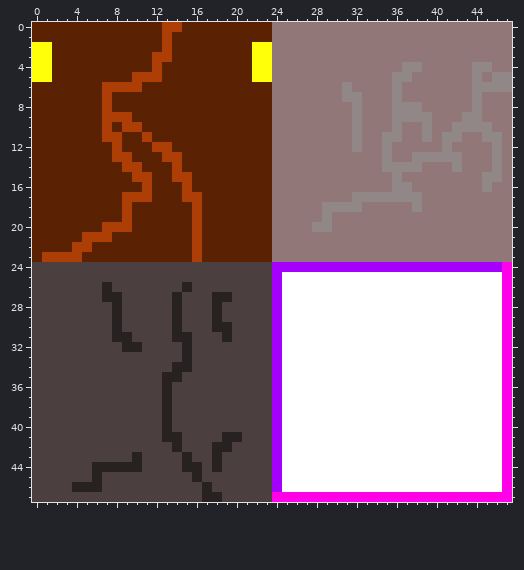
Two states of a pixel-art sprite, art/tileset.png. This is how it looked before the edit.
The file is 48x48 pixels.
Now the later version:
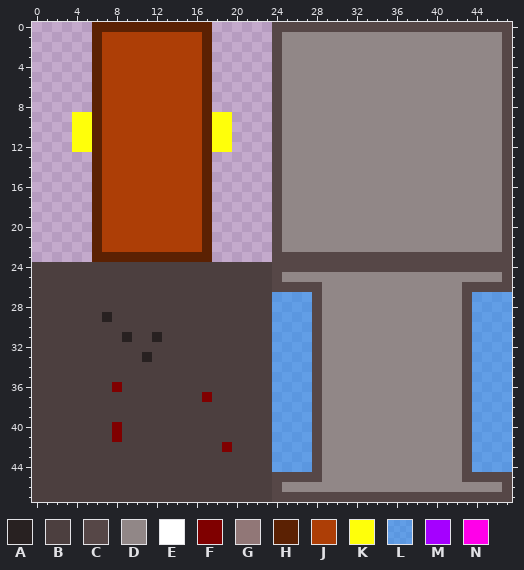
Palette (. is transparent): A #282121  B #4c3f3f  C #564747  D #918787  E #ffffff  F #7f0000  G #917777  H #5b2103  J #ad3e06  K #ffff0a  L #0093ff80  M #a500ff  N #ff00e9
What changed:
Changed rows in their new state; - is an unchanged pixel.
first column x 0:
 0 ......-------HH---......CCCCCCCCCCCCCCCCCCCCCCCC
 1 ......-JJJJJJ-JJJ-......CDDDDDDDDDDDDDDDDDDDDDDC
 2 ......-JJJJJJ-JJJ-......CDDDDDDDDDDDDDDDDDDDDDDC
 3 ......-JJJJJ--JJJ-......CDDDDDDDDDDDDDDDDDDDDDDC
 4 ......-JJJJJ-JJJJ-......CDDDDDDDDDDDD--DDDDD--DC
 5 ......-JJJ---JJJJ-......CDDDDDDDDDDD--DDDDDD-D-C
 6 ......-----JJJJJJ-......CDDDDDD-DDDD-DDDDDDD---C
 7 ......--JJJJJJJJJ-......CDDDDDD--DDD-DDDDDDD-DDC
 8 ......--JJJJJJJJJ-......CDDDDDDD-DDD---DDDDD-DDC
 9 ....KK----JJJJJJJ-KK....CDDDDDDD-DDD----DDD--DDC
10 ....KK--J--JJJJJJ-KK....CDDDDDDD-DDD-DD-DD----DC
11 ....KK---JJ-JJJJJ-KK....CDDDDDDD-DD--DD-D--DD--C
12 ....KK-J-JJJ--JJJ-KK....CDDDDDDD-DD-DDDDD-DDDD-C
13 ......-J--JJJ--JJ-......CDDDDDDDDDD-DD-----DDD-C
14 ......-JJ--JJJ-JJ-......CDDDDDDDDDD----DDD-DDD-C
15 ......-JJJ--JJ--J-......CDDDDDDDDDDD-DDDDDDDD--C
16 ......-JJJJ-JJJ-J-......CDDDDDDDDDDD--DDDDDDD-DC
17 ......-JJ---JJJ---......CDDDDDDD-------DDDDDDDDC
18 ......-JJ-JJJJJJ--......CDDDD----DDDDD-DDDDDDDDC
19 ......-JJ-JJJJJJ--......CDDDD-DDDDDDDDDDDDDDDDDC
20 ......----JJJJJJ--......CDDD--DDDDDDDDDDDDDDDDDC
21 ......H-JJJJJJJJ--......CDDDDDDDDDDDDDDDDDDDDDDC
22 ......-JJJJJJJJJ--......CDDDDDDDDDDDDDDDDDDDDDDC
23 ......----------H-......CCCCCCCCCCCCCCCCCCCCCCCC
24 ------------------------CCCCCCCCCCCCCCCCCCCCCCCC
25 ------------------------CDDDDDDDDDDDDDDDDDDDDDDC
26 -------B-------B--------CCCCCDDDDDDDDDDDDDDCCCCC
27 -------BB-----B---BB----LLLLCDDDDDDDDDDDDDDCLLLL
28 --------B-----B---B-----LLLLCDDDDDDDDDDDDDDCLLLL
29 -------AB-----B---B-----LLLLCDDDDDDDDDDDDDDCLLLL
30 --------B-----B---BB----LLLLCDDDDDDDDDDDDDDCLLLL
31 --------B---A-BB---B----LLLLCDDDDDDDDDDDDDDCLLLL
32 ---------BB----B--------LLLLCDDDDDDDDDDDDDDCLLLL
33 -----------A---B--------LLLLCDDDDDDDDDDDDDDCLLLL
34 --------------BB--------LLLLCDDDDDDDDDDDDDDCLLLL
35 -------------BB---------LLLLCDDDDDDDDDDDDDDCLLLL
36 --------F----B----------LLLLCDDDDDDDDDDDDDDCLLLL
37 -------------B---F------LLLLCDDDDDDDDDDDDDDCLLLL
38 -------------B----------LLLLCDDDDDDDDDDDDDDCLLLL
39 -------------B----------LLLLCDDDDDDDDDDDDDDCLLLL
40 --------F----B----------LLLLCDDDDDDDDDDDDDDCLLLL
41 --------F----BB----BB---LLLLCDDDDDDDDDDDDDDCLLLL
42 --------------B---BF----LLLLCDDDDDDDDDDDDDDCLLLL
43 ----------B----B--B-----LLLLCDDDDDDDDDDDDDDCLLLL
44 ------BBBBB----BB-B-----LLLLCDDDDDDDDDDDDDDCLLLL
45 ------B---------B-------CCCCCDDDDDDDDDDDDDDCCCCC
46 ----BBB----------B------CDDDDDDDDDDDDDDDDDDDDDDC
47 -----------------BB-----CCCCCCCCCCCCCCCCCCCCCCCC
